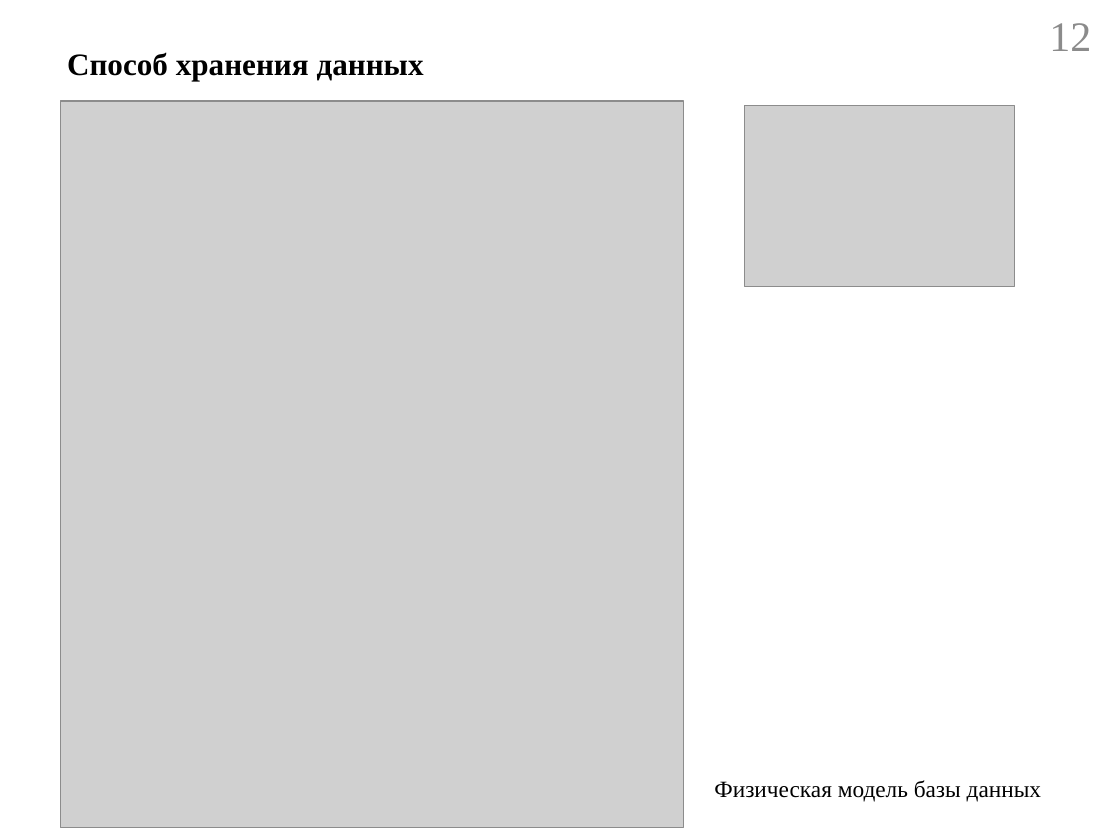
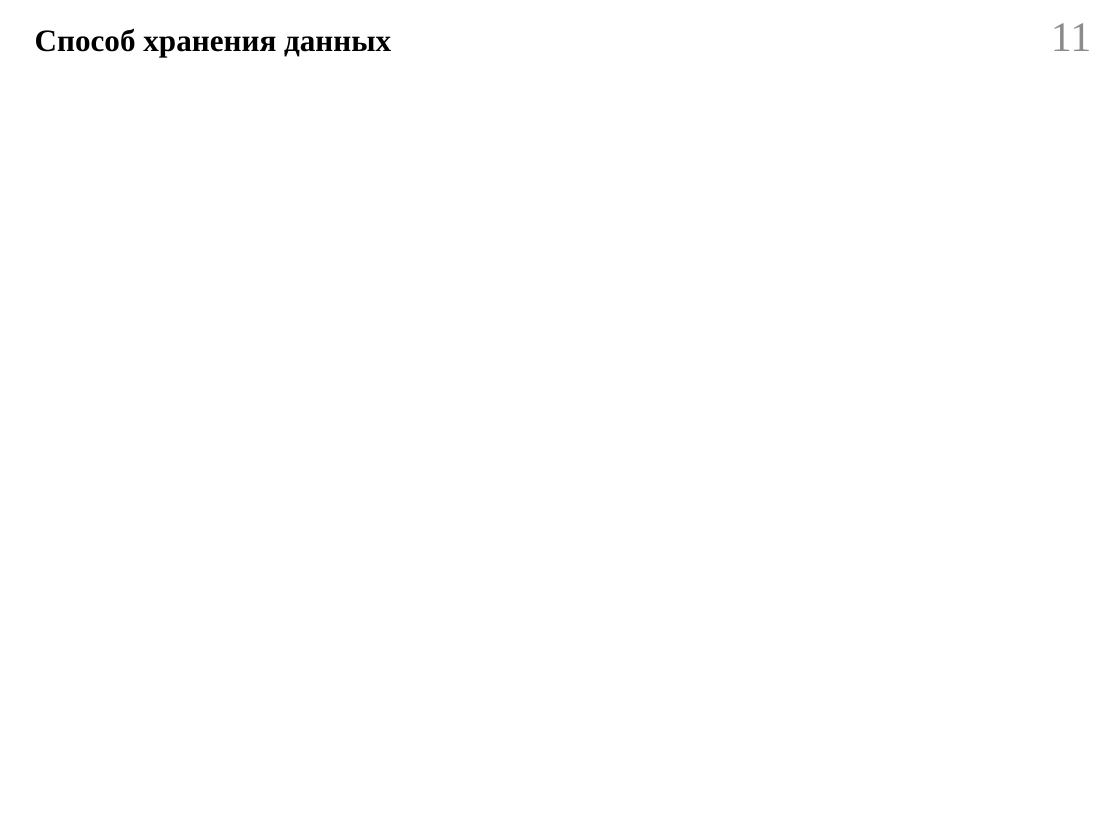
Before and after one commit to Belousov-Kirill-1ISP21/diplom, a slide deck: slide 11 of docs/Презентация.pptx (slide 12 before the commit). Drawn at 1120x840 pixels with LibreOffice and Linux fonts; fonts in the diff are those of the drawing; grey boxes stand for pictures; background and template pictures are left out. Boxes give left, top, right and bottom in pixels: in the first picture for what was removed or moved away, otherwise in the second. Text is boxed around its words. In the diff, an @@ line names an element or a change of style, - is before the commit and + after.

```diff
--- a/docs/Презентация.pptx
+++ b/docs/Презентация.pptx
@@ text "Способ хранения данных": place and size @@
-text "Способ хранения данных" at box(67, 52, 424, 81)
+text "Способ хранения данных" at box(35, 28, 391, 57)
@@ page number at box(1051, 23, 1091, 51): text changed @@
-12
+11
@@ picture removed at box(60, 101, 683, 828) @@
@@ picture removed at box(745, 105, 1015, 286) @@
@@ text removed at box(714, 780, 1041, 802) @@
-Физическая модель базы данных
```
Also in this commit, not shown: 11 other slides changed, 2 slides added, 1 slide removed, 14 other files.
